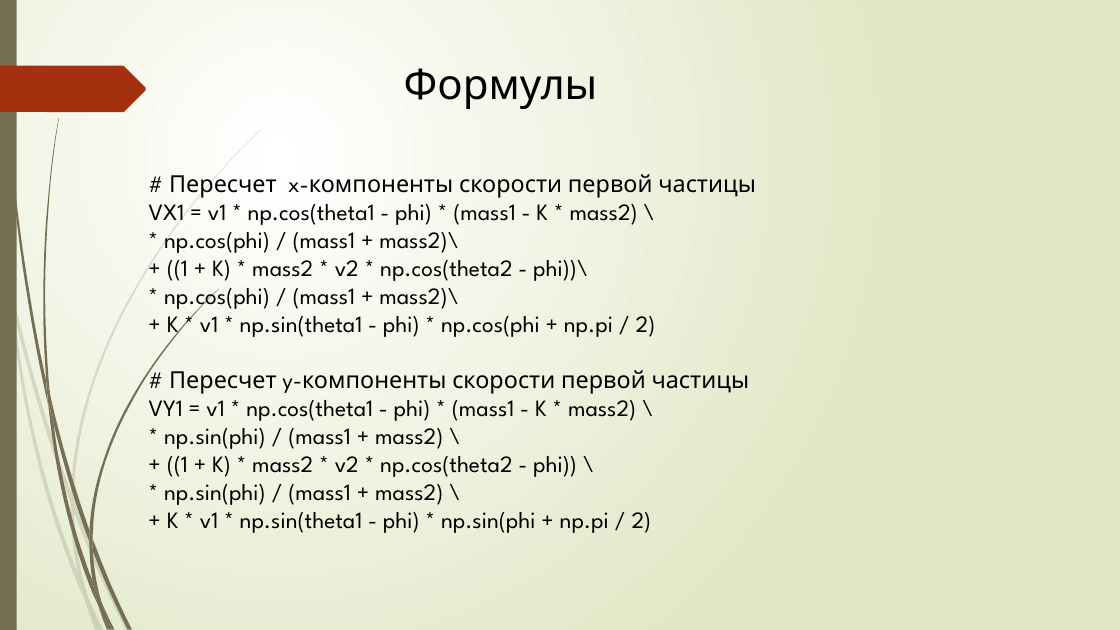
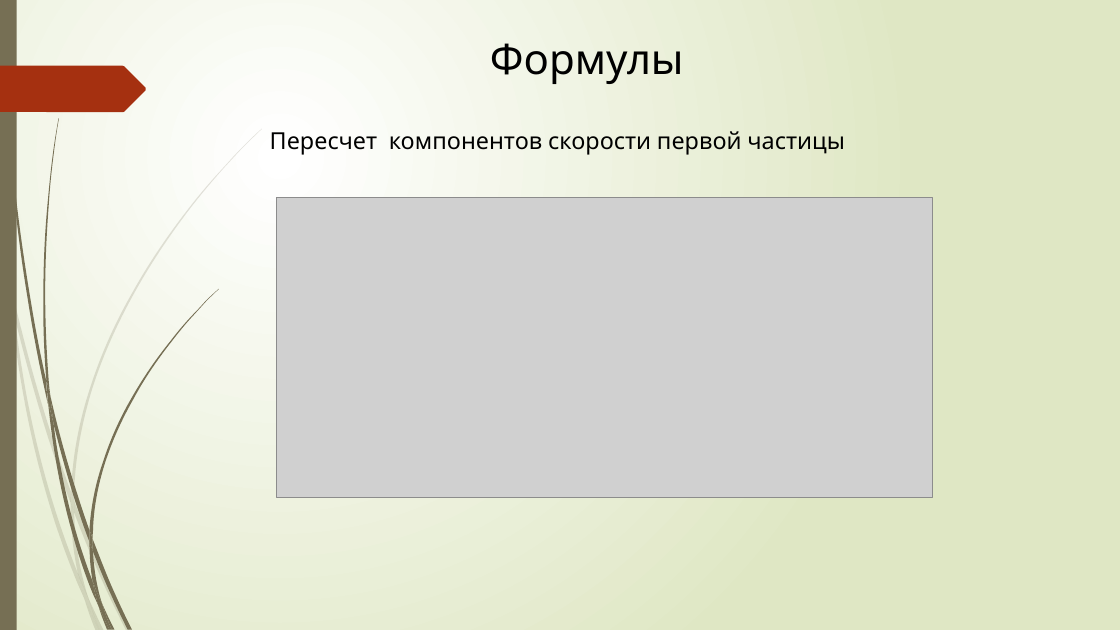
Before and after one commit to MatveiLepehov/final_project, a slide deck: slide 6 of презентация 2.pptx. Drawn at 1120x630 pixels with LibreOffice and Linux fonts; fonts in the diff are those of the drawing; grey boxes stand for pictures. Boxes give left, top, right and bottom in pixels: in the first picture for what was removed or moved away, otherwise in the second. Text is boxed around its words. In the diff, an @@ line names an element or a change of style, - is before the commit and + after.

```diff
--- a/презентация 2.pptx
+++ b/презентация 2.pptx
@@ text "Формулы": place and size @@
-text "Формулы" at bbox=[404, 68, 598, 109]
+text "Формулы" at bbox=[490, 43, 684, 84]
@@ text at bbox=[270, 131, 845, 155]: text changed @@
-# Пересчет x-компоненты скорости первой частицы
-VX1 = v1 * np.cos(theta1 - phi) * (mass1 - K * mass2) \
-* np.cos(phi) / (mass1 + mass2)\
-+ ((1 + K) * mass2 * v2 * np.cos(theta2 - phi))\
-* np.cos(phi) / (mass1 + mass2)\
-+ K * v1 * np.sin(theta1 - phi) * np.cos(phi + np.pi / 2)
-# Пересчет y-компоненты скорости первой частицы
-VY1 = v1 * np.cos(theta1 - phi) * (mass1 - K * mass2) \
-* np.sin(phi) / (mass1 + mass2) \
-+ ((1 + K) * mass2 * v2 * np.cos(theta2 - phi)) \
-* np.sin(phi) / (mass1 + mass2) \
-+ K * v1 * np.sin(theta1 - phi) * np.sin(phi + np.pi / 2)
+Пересчет компонентов скорости первой частицы
@@ picture added at bbox=[277, 197, 933, 498] @@
```
Also in this commit, not shown: 3 other slides changed, 2 slides added, 1 slide removed.
